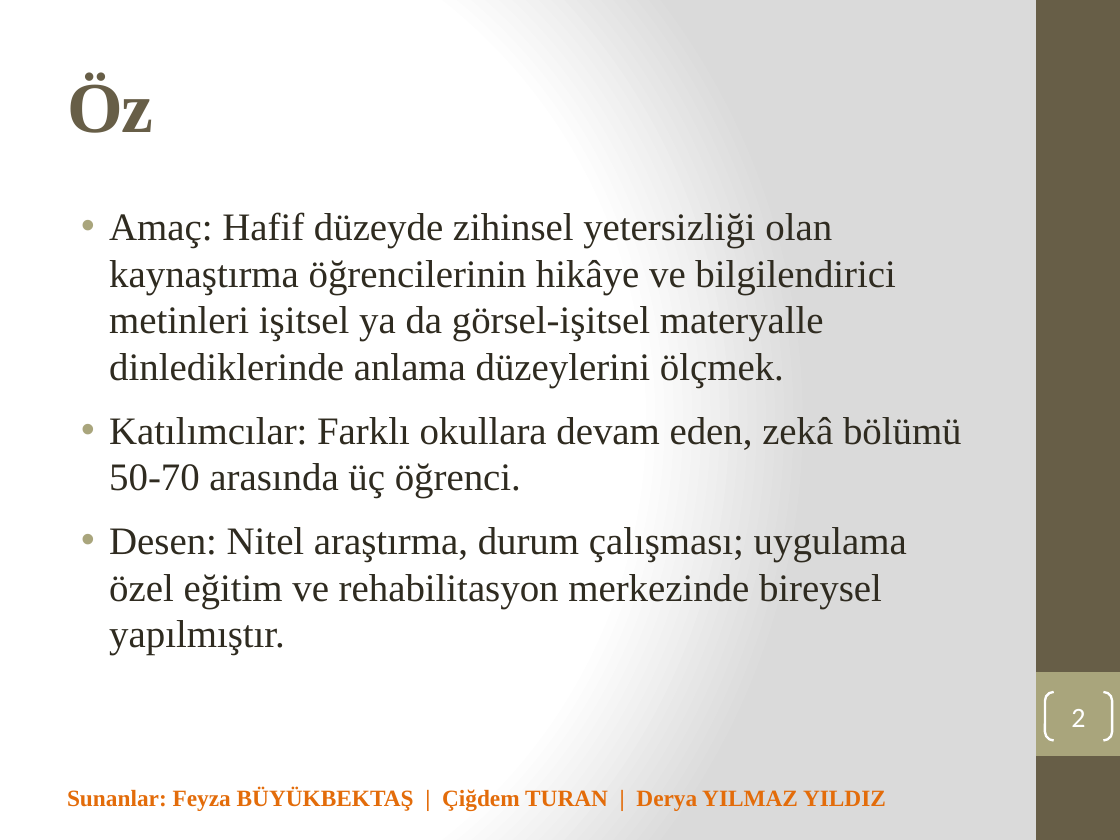
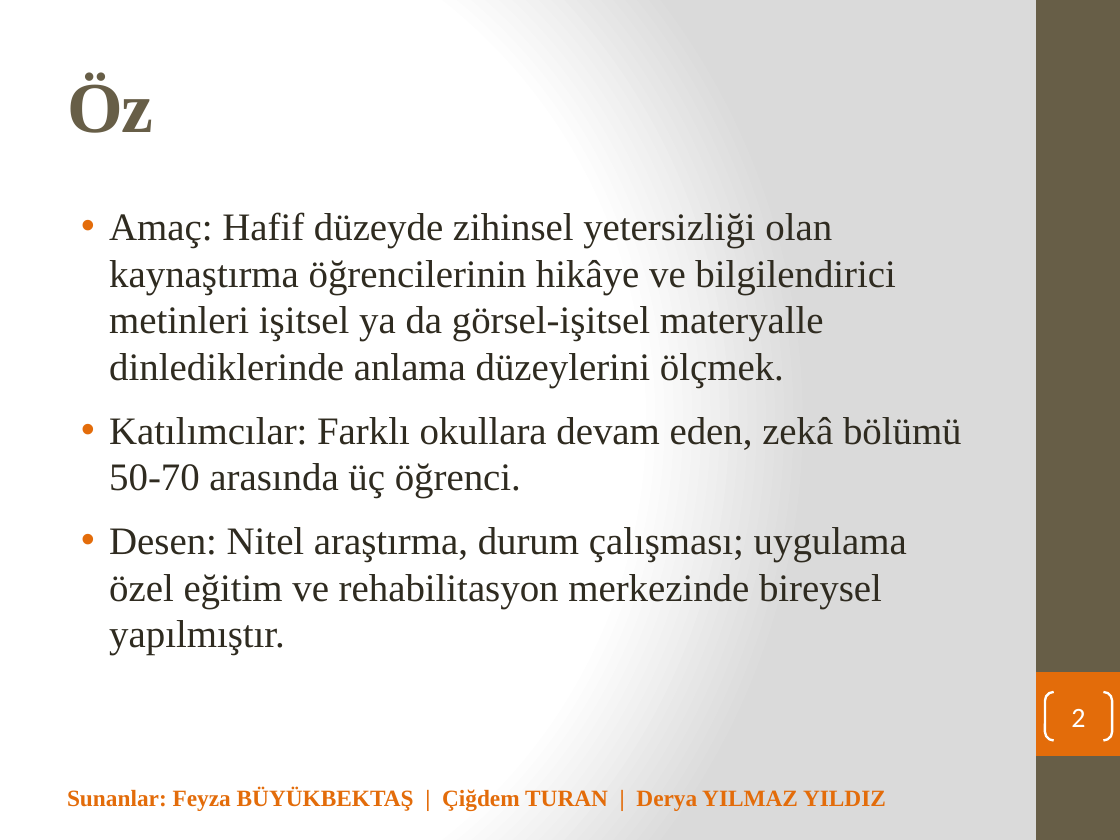
Before and after one commit to edipsahin20-tech/sahinerp, a slide deck: slide 2 of Makale1_Dinledigini_Anlama_Ozet.pptx. Drawn at 1120x840 pixels with LibreOffice and Linux fonts; fonts in the diff are those of the drawing. Boxes give left, top, right and bottom in pixels: in the first picture for what was removed or moved away, otherwise in the second. Text is boxed around its words. In the diff, an @@ line names an element or a change of style, - is before the commit and + after.

```diff
--- a/Makale1_Dinledigini_Anlama_Ozet.pptx
+++ b/Makale1_Dinledigini_Anlama_Ozet.pptx
@@ text "Amaç: Hafif düzeyde zihinsel yetersizliği ..." at (109,212,962,655): bullet colour #A9A57C to #E36C0A @@
@@ rectangle at (1036,672,1120,756): fill #A9A57C to #E36C0A @@
```
Also in this commit, not shown: 22 other slides changed.
